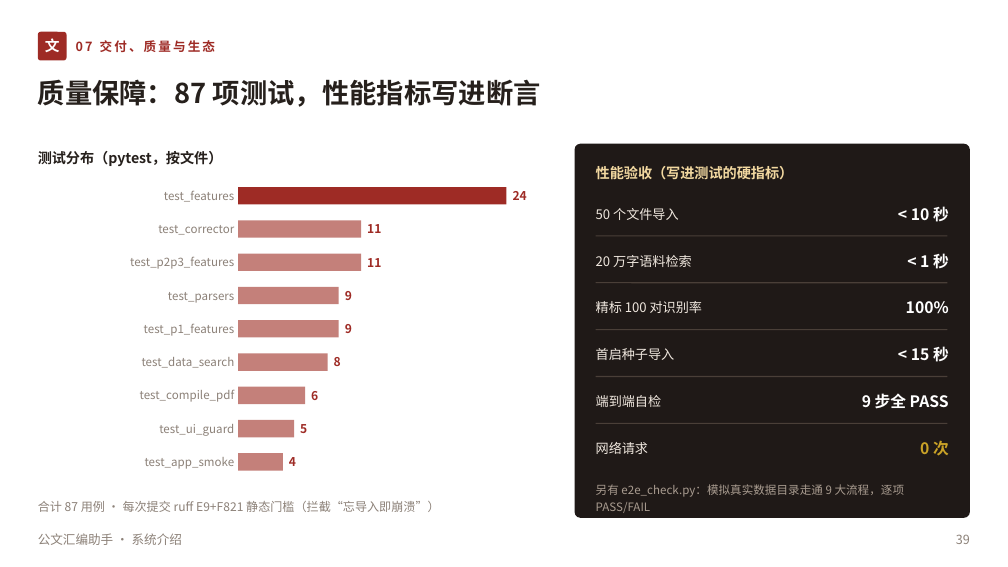
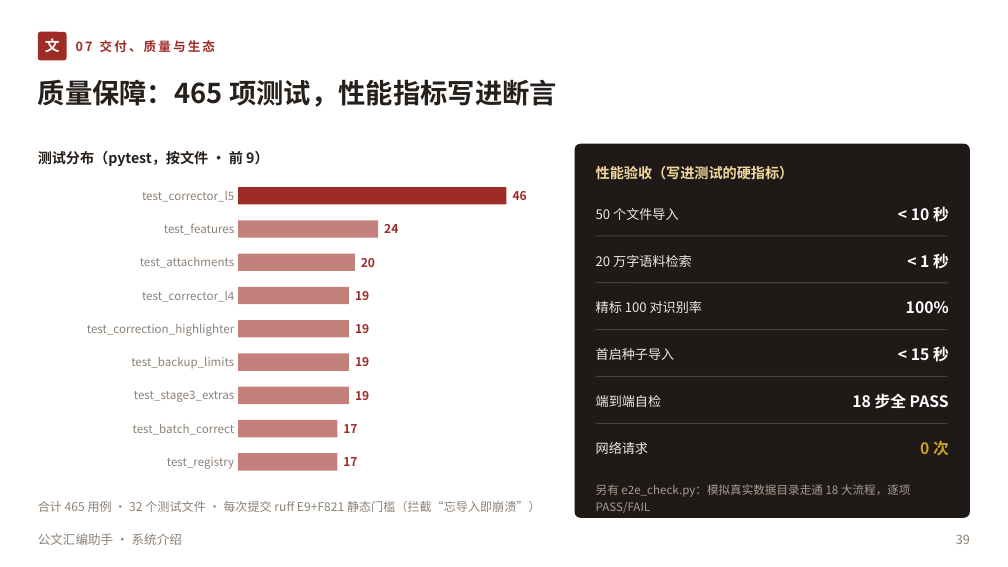
Before and after one commit to lzh745200/gwtool, a slide deck: slide 39 of 公文汇编助手-系统介绍.pptx. Drawn at 1008x567 pixels with LibreOffice and Linux fonts; fonts in the diff are those of the drawing. Boxes give left, top, right and bottom in pixels: in the first picture for what was removed or moved away, otherwise in the second. Text is boxed around its words. In the diff, an @@ line names an element or a change of style, - is before the commit and + after.

```diff
--- a/公文汇编助手-系统介绍.pptx
+++ b/公文汇编助手-系统介绍.pptx
@@ text at (38,79,557,107): text changed @@
-质量保障：87 项测试，性能指标写进断言
+质量保障：465 项测试，性能指标写进断言
@@ text at (38,151,269,166): text changed @@
-测试分布（pytest，按文件）
+测试分布（pytest，按文件 · 前 9）
@@ text at (142,191,234,202): text changed @@
-test_features
+test_corrector_l5
@@ text at (513,191,527,200): text changed @@
-24
+46
@@ text at (164,224,234,235): text changed @@
-test_corrector
+test_features
@@ rectangle: place and size @@
-rectangle at (238,221,361,238)
+rectangle at (238,221,378,238)
@@ text at (384,224,398,233): text changed @@
-11
+24
@@ text at (140,257,234,268): text changed @@
-test_p2p3_features
+test_attachments
@@ rectangle: place and size @@
-rectangle at (238,253,361,271)
+rectangle at (238,253,355,271)
@@ text at (361,258,375,267): text changed @@
-11
+20
@@ text at (142,291,234,302): text changed @@
-test_parsers
+test_corrector_l4
@@ rectangle: place and size @@
-rectangle at (238,287,339,304)
+rectangle at (238,287,349,304)
@@ text at (355,291,369,300): text changed @@
-9
+19
@@ text at (87,324,234,336): text changed @@
-test_p1_features
+test_correction_highlighter
@@ rectangle: place and size @@
-rectangle at (238,321,339,338)
+rectangle at (238,321,349,338)
@@ text at (355,324,369,333): text changed @@
-9
+19
@@ text at (131,357,234,369): text changed @@
-test_data_search
+test_backup_limits
@@ rectangle: place and size @@
-rectangle at (238,353,327,371)
+rectangle at (238,353,349,371)
@@ text at (355,357,369,366): text changed @@
-8
+19
@@ rectangle: place and size @@
-rectangle at (238,387,306,405)
+rectangle at (238,387,349,405)
@@ text at (134,390,234,402): text changed @@
-test_compile_pdf
+test_stage3_extras
@@ text at (355,391,369,400): text changed @@
-6
+19
@@ text at (852,393,949,409): text changed @@
-9 步全 PASS
+18 步全 PASS
@@ text at (133,424,235,435): text changed @@
-test_ui_guard
+test_batch_correct
@@ rectangle: place and size @@
-rectangle at (238,420,294,437)
+rectangle at (238,420,337,437)
@@ text at (343,424,357,433): text changed @@
-5
+17
@@ text at (167,457,234,469): text changed @@
-test_app_smoke
+test_registry
@@ rectangle: place and size @@
-rectangle at (238,454,283,471)
+rectangle at (238,454,337,471)
@@ text at (343,457,357,466): text changed @@
-4
+17
@@ text at (38,501,541,512): text changed @@
-合计 87 用例 · 每次提交 ruff E9+F821 静态门槛（拦截“忘导入即崩溃”）
+合计 465 用例 · 32 个测试文件 · 每次提交 ruff E9+F821 静态门槛（拦截“忘导入即崩溃”）
@@ text at (596,484,910,513): text changed @@
-另有 e2e_check.py：模拟真实数据目录走通 9 大流程，逐项 PASS/FAIL
+另有 e2e_check.py：模拟真实数据目录走通 18 大流程，逐项 PASS/FAIL
```
Also in this commit, not shown: 15 other slides changed, 4 other files.
